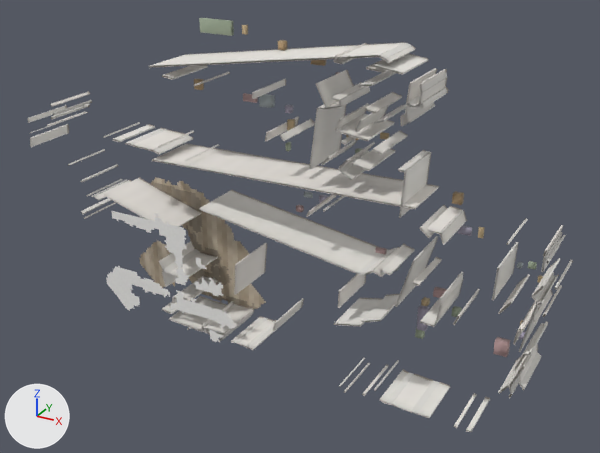
The glTF model assets/model.glb as it was, and as the next commit left it.
Camera for both pictures: a 50 mm lens placed at (13.6, -25.3, 7.4), pointed at (0.2, -0.8, -4.9). Lighting does not change. The marker at lower left points along +X, +Y and +Z. The older version comes first. Vertices at exactly the same position are counted once.
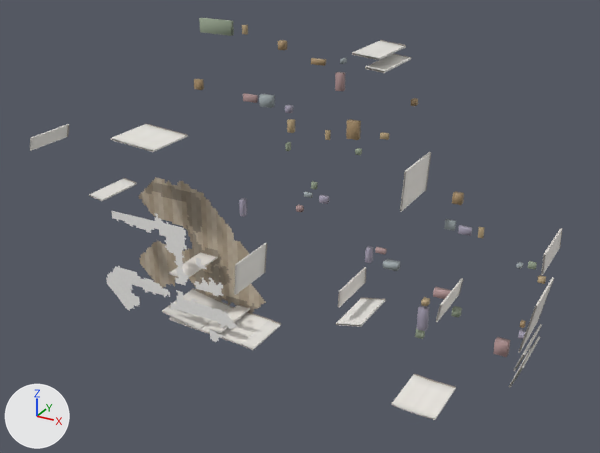
Location of each change, [x1, y1, x2, y2] in pixels of the pictures (600 x 453 px; the box of a moved part takes in the faces that stretch with it):
'Mesh_0', reshaped: before [27, 18, 573, 432]; after [30, 18, 562, 420]
part 1 of me_mesh_0, deleted: before [27, 42, 573, 432]
part 2 of me_mesh_0, moved or reshaped: before [162, 244, 274, 350]; after [162, 244, 281, 350]
part 3 of me_mesh_0, moved or reshaped: before [392, 225, 563, 418]; after [391, 230, 562, 420]
part 4 of me_mesh_0, cut back: before [149, 43, 431, 216]; after [352, 40, 430, 211]
part 5 of me_mesh_0, moved or reshaped: before [30, 124, 184, 200]; after [30, 124, 188, 201]
part 6 of me_mesh_0, moved or reshaped: before [334, 274, 382, 327]; after [336, 268, 385, 327]
part 7 of me_mesh_0, recoloured: before [169, 70, 537, 349]; after [169, 58, 554, 349]

What changed in the scene script:
```text
Change me_mesh_0:
    used by ob_mesh_0; location = (0.0, 0.0, 0.0)
    remove me_mesh_0.from_pydata(...)  # 16262 vertices, 21252 faces; spans x -11.6..9.7, y -2.2..0.0, z -10.5..2.2
    add me_mesh_0.from_pydata(...)  # 8098 vertices, 11972 faces; spans x -11.7..9.3, y -2.2..0.0, z -10.4..2.2
    me_mesh_0 part 1: 431 loose pieces with 7604 vertices, spanning x -11.6..9.7, y -2.2..0.0, z -10.5..2.0, are deleted
    me_mesh_0 part 2: 12 vertices moved within x -4.1..-1.7, y -2.2..0.0, z -9.7..-9.6; 518 vertices removed from x -5.4..-1.1, y -2.2..0.0, z -9.8..-6.3; 486 vertices added at x -5.4..-1.1, y -2.2..0.0, z -9.8..-6.3
    me_mesh_0 part 3: 3 vertices moved within x 6.0..9.2, y -0.4..-0.1, z -6.5..-5.1; 579 vertices removed from x 4.7..9.3, y -2.2..0.0, z -10.4..-3.2; 415 vertices added at x 4.6..9.3, y -2.2..0.0, z -10.4..-3.3
    me_mesh_0 part 4: 7 vertices moved within x 2.7..4.6, y -2.2..0.0, z -2.9..1.9; 580 vertices removed from x -5.2..4.7, y -2.2..0.0, z -3.1..2.0; 166 vertices added at x 2.7..4.7, y -2.2..0.0, z -2.9..2.0
    me_mesh_0 part 5: 10 vertices moved within x -8.4..-6.3, y -2.2..0.0, z -4.9..-2.4; 199 vertices removed from x -11.6..-5.3, y -2.2..0.0, z -5.0..-2.3; 221 vertices added at x -11.7..-5.2, y -2.2..0.0, z -5.0..-2.3
    me_mesh_0 part 6: 3 vertices moved within x 2.7, y -2.2..0.0, z -7.6; 69 vertices removed from x 2.3..3.4, y -2.2..0.0, z -7.7..-6.3; 97 vertices added at x 2.4..3.4, y -2.2..0.0, z -7.7..-6.3
    me_mesh_0 part 7: 28 kept faces spanning x -5.1..9.2, y -2.2..0.0, z -9.8..1.5 get new vertex colours
    other edits to the shape of me_mesh_0 do not show in these pictures
```
